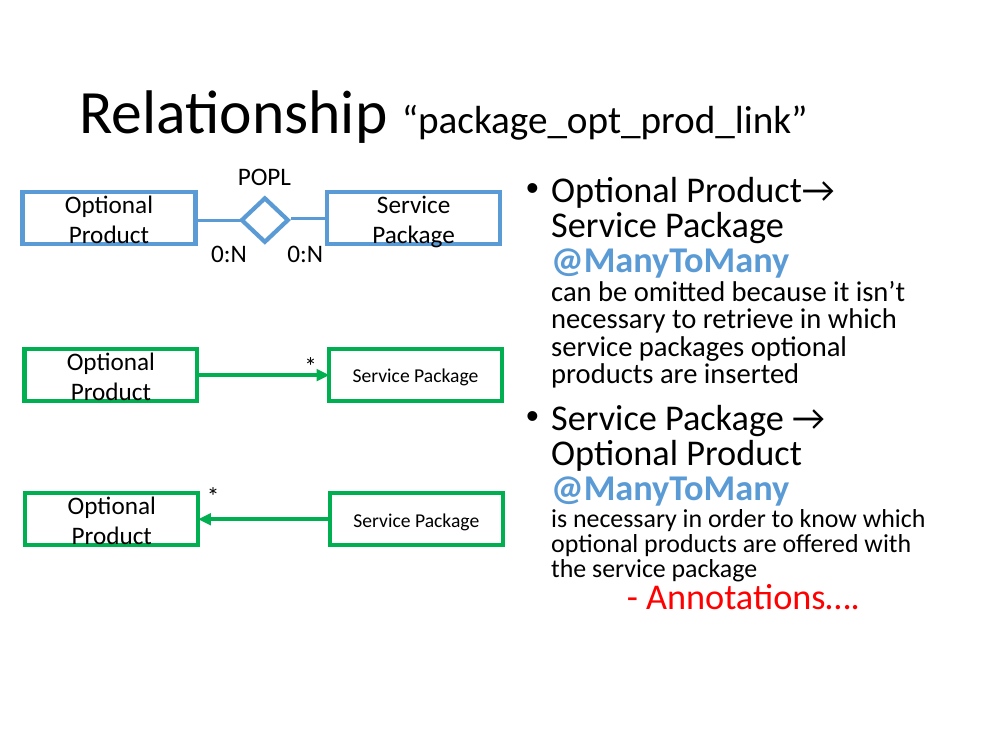
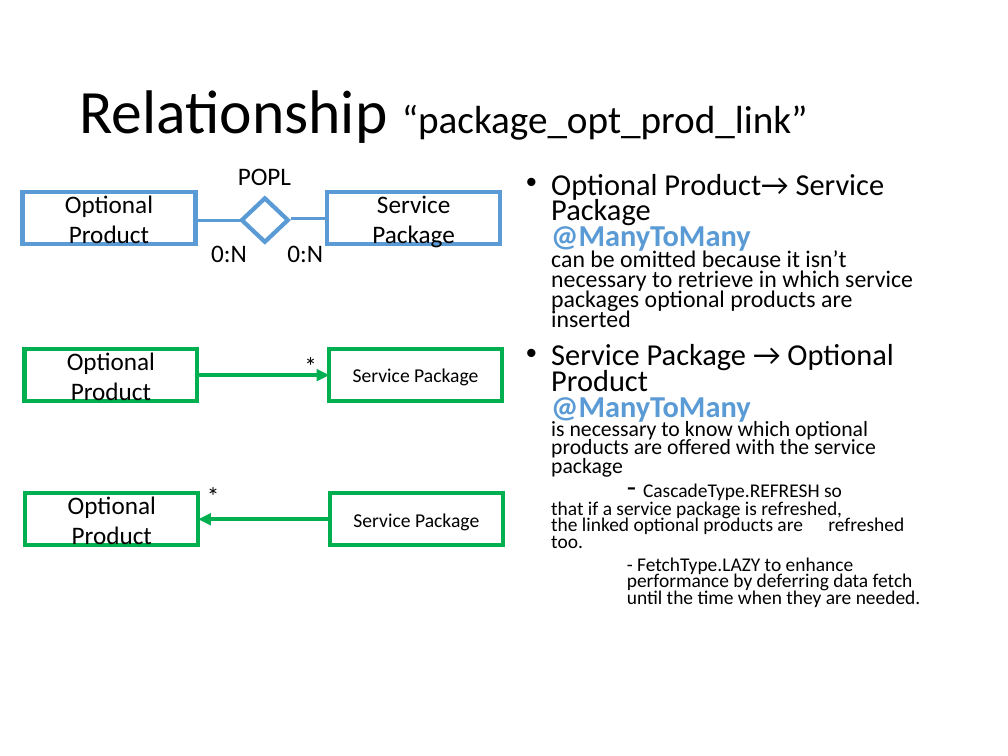
Before and after one commit to andrearestelli/db2-project, a slide deck: slide 48 of docs/documentation.pptx (slide 42 before the commit). Drawn at 1008x756 pixels with LibreOffice and Linux fonts; fonts in the diff are those of the drawing. Boxes give left, top, right and bottom in pixels: in the first picture for what was removed or moved away, otherwise in the second. Text is boxed around its words. In the diff, an @@ line names an element or a change of style, - is before the commit and + after.

```diff
--- a/docs/documentation.pptx
+++ b/docs/documentation.pptx
@@ text at bbox=[551, 174, 913, 327]: size 25.9 to 21.7 pt in "Optional Product→ Service Package @ManyToMany"; size 20.4 to 17.1 pt in "can be omitted because it isn’t necessary ..."; line spacing 0.8 to 0.7 @@
@@ text at bbox=[551, 344, 921, 607]: text changed; size 18.5 to 13.9 pt @@
-• Service Package → Optional Product
-  @ManyToMany
-  is necessary in order to know which optional products are offered with the service package
-  - Annotations….
+• Service Package → Optional Product
+  @ManyToMany
+  is necessary to know which optional products are offered with the service package
+  - CascadeType.REFRESH so that if a service package is refreshed, the linked optional products are refreshed too.
+    - FetchType.LAZY to enhance performance by deferring data fetch until the time when they are needed.
```
Also in this commit, not shown: 6 other slides changed, 17 slides added, 2 slides removed, 2 other files.
